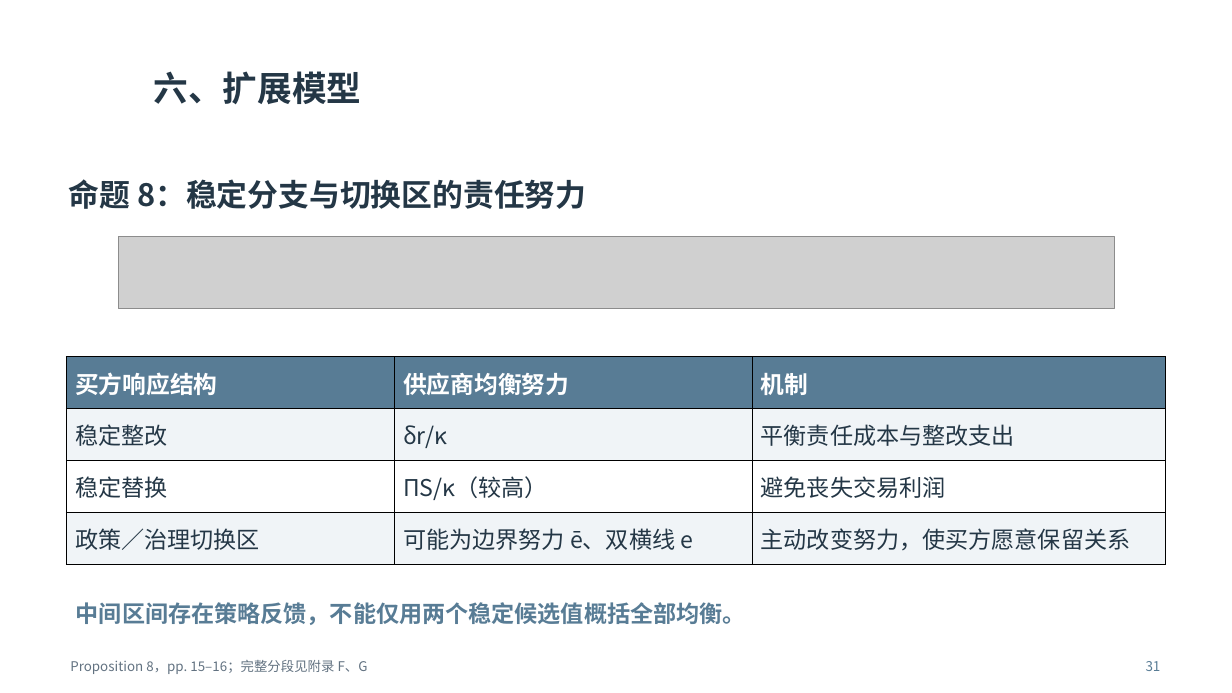
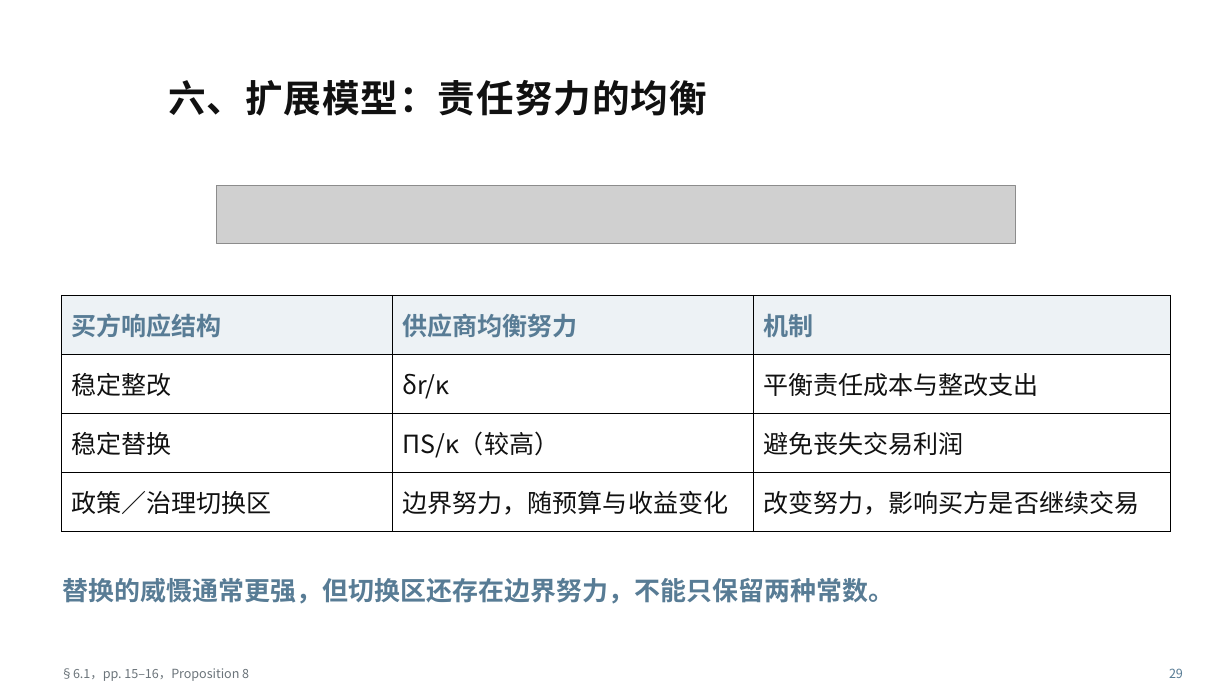
Before and after one commit to shuihongyan7-max/test-codex, a slide deck: slide 29 of 大组会.pptx (slide 31 before the commit). Drawn at 1232x693 pixels with LibreOffice and Linux fonts; fonts in the diff are those of the drawing; grey boxes stand for pictures; background and template pictures are left out. Boxes give left, top, right and bottom in pixels: in the first picture for what was removed or moved away, otherwise in the second. Text is boxed around its words. In the diff, an @@ line names an element or a change of style, - is before the commit and + after.

```diff
--- a/大组会.pptx
+++ b/大组会.pptx
@@ text at [168,80,706,116]: text changed; size 27 to 29.2 pt; text colour #243746 to #111111 @@
-六、扩展模型
+六、扩展模型：责任努力的均衡
@@ text removed at [68,179,586,209] @@
-命题 8：稳定分支与切换区的责任努力
@@ picture: place and size @@
-picture at [118,237,1115,309]
+picture at [217,186,1016,243]
@@ table at [62,296,1171,531] @@
-row 4, column 2: 可能为边界努力 ē、双横线 e
+row 4, column 2: 边界努力，随预算与收益变化
-row 4, column 3: 主动改变努力，使买方愿意保留关系
+row 4, column 3: 改变努力，影响买方是否继续交易
@@ fill #587C95 to #EDF2F5 in row 1 @@
@@ fill #F0F4F7 to #FFFFFF in 6 cells @@
@@ size 18.5 to 19.5 pt, text colour #FFFFFF to #587C95 in "买方响应结构", "供应商均衡努力", "机制" @@
@@ size 18 to 19.5 pt, text colour #243746 to #111111 in "稳定整改", "δr/κ", "平衡责任成本与整改支出", "稳定替换" and 3 more places @@
@@ table: place and size @@
-table at [67,357,1165,565]
+table at [62,296,1171,531]
@@ text added at [62,578,894,604], 20.2 pt, text #587C95, bold @@
+替换的威慑通常更强，但切换区还存在边界努力，不能只保留两种常数。
@@ text removed at [76,602,746,625] @@
-中间区间存在策略反馈，不能仅用两个稳定候选值概括全部均衡。
@@ text at [61,668,249,681]: text changed; size 10.4 to 9.8 pt; text colour #627281 to #6B747A @@
-Proposition 8，pp. 15–16；完整分段见附录 F、G
+§6.1，pp. 15–16，Proposition 8
@@ text removed at [1146,661,1161,671] @@
-31
@@ text added at [1169,668,1183,678], 9.8 pt, text #587C95 @@
+29
```
Also in this commit, not shown: 17 other slides changed, 25 slides added, 31 slides removed, 1 other file.
